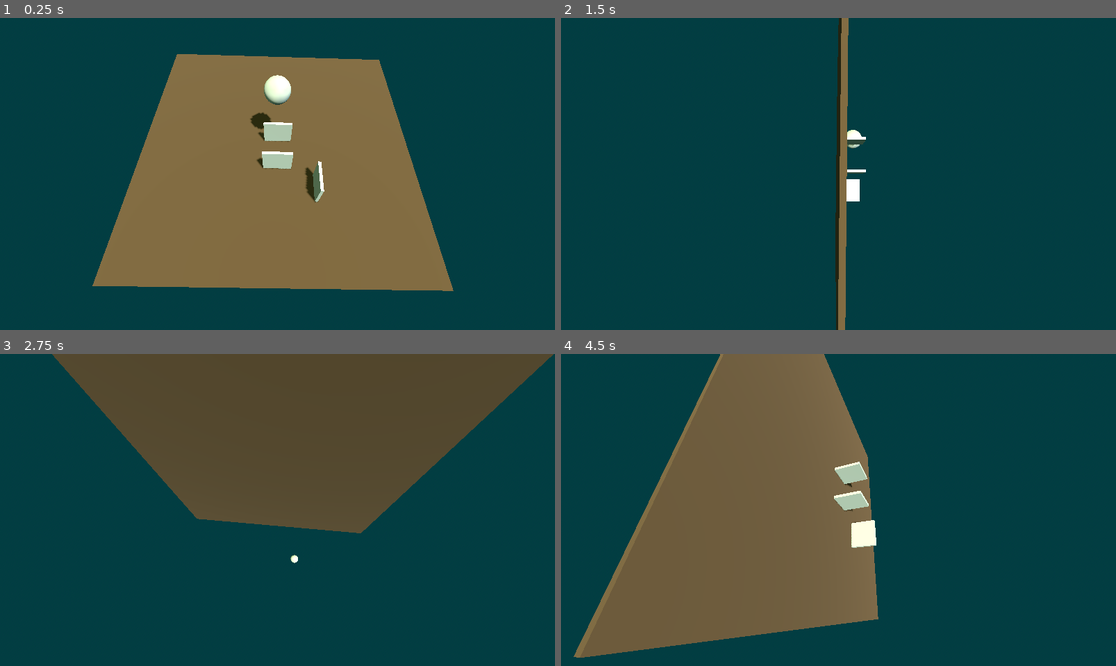
Above: before the commit, frames 1-4 (two rows, left to right).
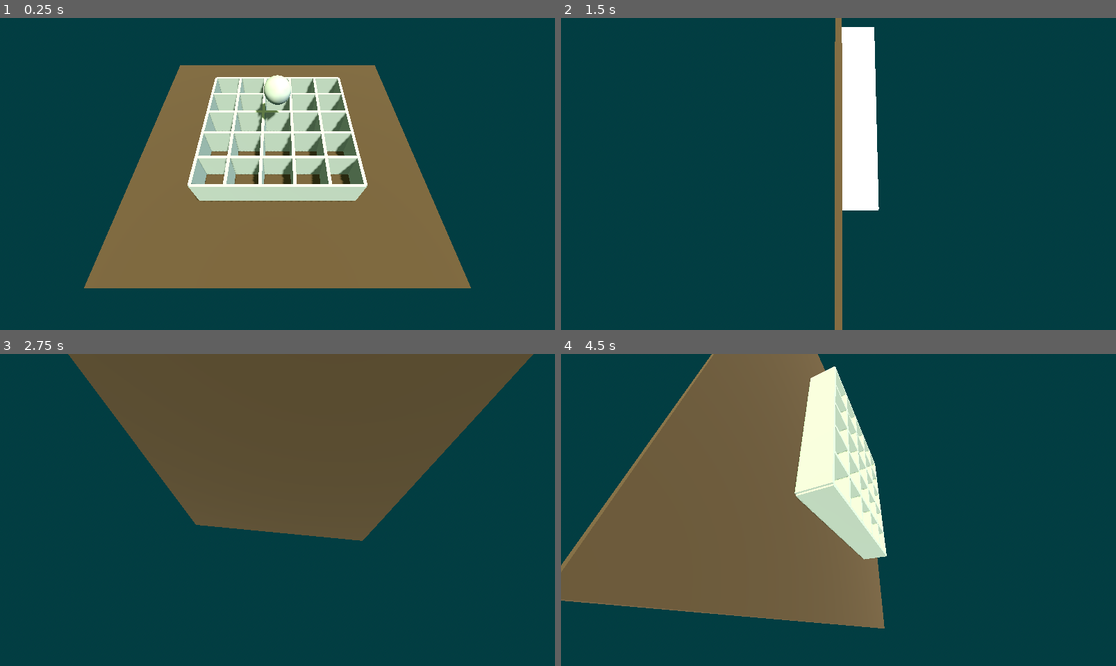
Above: after the commit, the same moments.

Repository: unblinky/gravity-guru
Game: Godot game, scene res://Main/Main.tscn
The game is run twice, just before and just after one commit, with the same random seed, the same clock (stepped at 60 frames per second) and the same inputs.
Inputs:
- Up to frame 1 (0.25 s): no input
- Up to frame 2 (1.5 s): hold D (tilt_right) 0.53-1.28 s; hold S (tilt_back) from 1.28 s (still down)
- Up to frame 3 (2.75 s): release S (tilt_back) at 2.03 s; hold D (tilt_right) from 2.03 s (still down)
- Up to frame 4 (4.5 s): release D (tilt_right) at 2.78 s; hold W (tilt_forward) 2.78-3.53 s; hold A (tilt_left) from 3.53 s (still down)

The runs differ from the first frame. In frame 1, 13% of the frame differs, in the area x 15-85%, y 11-88%; in frame 2, 4.6%; in frame 3, 2.2%; in frame 4, 15%, in the area x 0-59%, y 0-98%.

Commit message:
Created Room with Walls.

Diff:
--- a/Code/Main/Main.tscn
+++ b/Code/Main/Main.tscn
@@ -38,4 +38,3 @@
 transform = Transform3D(1, 0, 0, 0, 1, 0, 0, 0, 1, 0, 2.5248413, 0)
 
 [node name="Maze" parent="." unique_id=1318115514 instance=ExtResource("3_amygn")]
-transform = Transform3D(0.99967223, 0.021992227, -0.013117302, -0.023063257, 0.99585086, -0.08802909, 0.01112692, 0.08830275, 0.9960315, 0, 0, 0)
--- a/Code/Maze/Maze.gd
+++ b/Code/Maze/Maze.gd
@@ -1,9 +1,11 @@
 extends Node3D
 class_name Maze
 
+const ROOM = preload("res://Room/Room.tscn")
+
 
 func _ready() -> void:
-	pass # Replace with function body.
+	generate(5, 5)
 
 
 func _process(delta: float) -> void:
@@ -15,3 +17,16 @@
 		rotation_degrees.x -= 2.0
 	if Input.is_action_pressed("tilt_back"):
 		rotation_degrees.x += 2.0
+		#rotate(Vector3.FORWARD, 1.5)
+
+
+func generate(columns: int, rows: int):
+	var x_offset: float = (columns - 1) / 2.0
+	var z_offset: float = (rows - 1) / 2.0
+
+	for row in rows:
+		for column in columns:
+			var room: Room = ROOM.instantiate()
+			room.position.x = column - x_offset
+			room.position.z = row - z_offset
+			add_child(room)
--- a/Code/Maze/Maze.tscn
+++ b/Code/Maze/Maze.tscn
@@ -11,12 +11,6 @@
 [sub_resource type="BoxMesh" id="BoxMesh_d5g1r"]
 size = Vector3(10, 0.1, 10)
 
-[sub_resource type="BoxShape3D" id="BoxShape3D_d5g1r"]
-size = Vector3(1, 1, 0.1)
-
-[sub_resource type="BoxMesh" id="BoxMesh_15p2h"]
-size = Vector3(1, 1, 0.1)
-
 [node name="Maze" type="Node3D" unique_id=1318115514]
 script = ExtResource("1_d5g1r")
 
@@ -28,30 +22,3 @@
 [node name="Graphics" type="MeshInstance3D" parent="Floor" unique_id=603071914]
 material_override = SubResource("StandardMaterial3D_r14sl")
 mesh = SubResource("BoxMesh_d5g1r")
-
-[node name="Wall" type="StaticBody3D" parent="." unique_id=1158923987]
-transform = Transform3D(1, 0, 0, 0, 1, 0, 0, 0, 1, 0, 0.5, 0)
-
-[node name="CollisionShape3D" type="CollisionShape3D" parent="Wall" unique_id=487113436]
-shape = SubResource("BoxShape3D_d5g1r")
-
-[node name="Graphics" type="MeshInstance3D" parent="Wall" unique_id=980636383]
-mesh = SubResource("BoxMesh_15p2h")
-
-[node name="Wall2" type="StaticBody3D" parent="." unique_id=366180562]
-transform = Transform3D(1, 0, 0, 0, 1, 0, 0, 0, 1, 0, 0.5, 1.1917266)
-
-[node name="CollisionShape3D" type="CollisionShape3D" parent="Wall2" unique_id=1053381574]
-shape = SubResource("BoxShape3D_d5g1r")
-
-[node name="Graphics" type="MeshInstance3D" parent="Wall2" unique_id=2034600862]
-mesh = SubResource("BoxMesh_15p2h")
-
-[node name="Wall3" type="StaticBody3D" parent="." unique_id=484342814]
-transform = Transform3D(-4.371139e-08, 0, -1, 0, 1, 0, 1, 0, -4.371139e-08, 1.3206441, 0.5, 1.9664228)
-
-[node name="CollisionShape3D" type="CollisionShape3D" parent="Wall3" unique_id=1177633702]
-shape = SubResource("BoxShape3D_d5g1r")
-
-[node name="Graphics" type="MeshInstance3D" parent="Wall3" unique_id=784203035]
-mesh = SubResource("BoxMesh_15p2h")
--- /dev/null
+++ b/Code/Room/Room.gd
@@ -0,0 +1,10 @@
+extends Node3D
+class_name Room
+
+
+func _ready() -> void:
+	pass # Replace with function body.
+
+
+func _process(delta: float) -> void:
+	pass
--- /dev/null
+++ b/Code/Room/Room.tscn
@@ -0,0 +1,19 @@
+[gd_scene format=3 uid="uid://bp1e1efmmo45n"]
+
+[ext_resource type="PackedScene" uid="uid://dq67l2jol32j2" path="res://Room/assets/wall.tscn" id="1_63o6j"]
+[ext_resource type="Script" uid="uid://cihklknh5hbs4" path="res://Room/Room.gd" id="1_fn5ws"]
+
+[node name="Room" type="Node3D" unique_id=12264061]
+script = ExtResource("1_fn5ws")
+
+[node name="ForwardWall" parent="." unique_id=204456902 instance=ExtResource("1_63o6j")]
+transform = Transform3D(1, 0, 0, 0, 1, 0, 0, 0, 1, 0, 0, -0.5)
+
+[node name="BackWall" parent="." unique_id=72733083 instance=ExtResource("1_63o6j")]
+transform = Transform3D(1, 0, 0, 0, 1, 0, 0, 0, 1, 0, 0, 0.5)
+
+[node name="RightWall" parent="." unique_id=1385341587 instance=ExtResource("1_63o6j")]
+transform = Transform3D(-4.371139e-08, 0, -1, 0, 1, 0, 1, 0, -4.371139e-08, 0.5, 0, 2.1855694e-08)
+
+[node name="LeftWall" parent="." unique_id=1785803726 instance=ExtResource("1_63o6j")]
+transform = Transform3D(-4.371139e-08, 0, -1, 0, 1, 0, 1, 0, -4.371139e-08, -0.5, 0, -2.1855694e-08)
--- /dev/null
+++ b/Code/Room/assets/wall.tscn
@@ -0,0 +1,17 @@
+[gd_scene format=3 uid="uid://dq67l2jol32j2"]
+
+[sub_resource type="BoxShape3D" id="BoxShape3D_d5g1r"]
+size = Vector3(1, 1, 0.1)
+
+[sub_resource type="BoxMesh" id="BoxMesh_15p2h"]
+size = Vector3(1, 1, 0.1)
+
+[node name="Wall" type="StaticBody3D" unique_id=204456902]
+
+[node name="CollisionShape3D" type="CollisionShape3D" parent="." unique_id=672469134]
+transform = Transform3D(1, 0, 0, 0, 1, 0, 0, 0, 1, 0, 0.5, 0)
+shape = SubResource("BoxShape3D_d5g1r")
+
+[node name="Graphics" type="MeshInstance3D" parent="." unique_id=1367068981]
+transform = Transform3D(1, 0, 0, 0, 1, 0, 0, 0, 1, 0, 0.5, 0)
+mesh = SubResource("BoxMesh_15p2h")
Not shown, added: Code/Room/Room.gd.uid
Not shown, changed: Art/GDD.blend
Not shown, changed: Art/GDD.blend1
